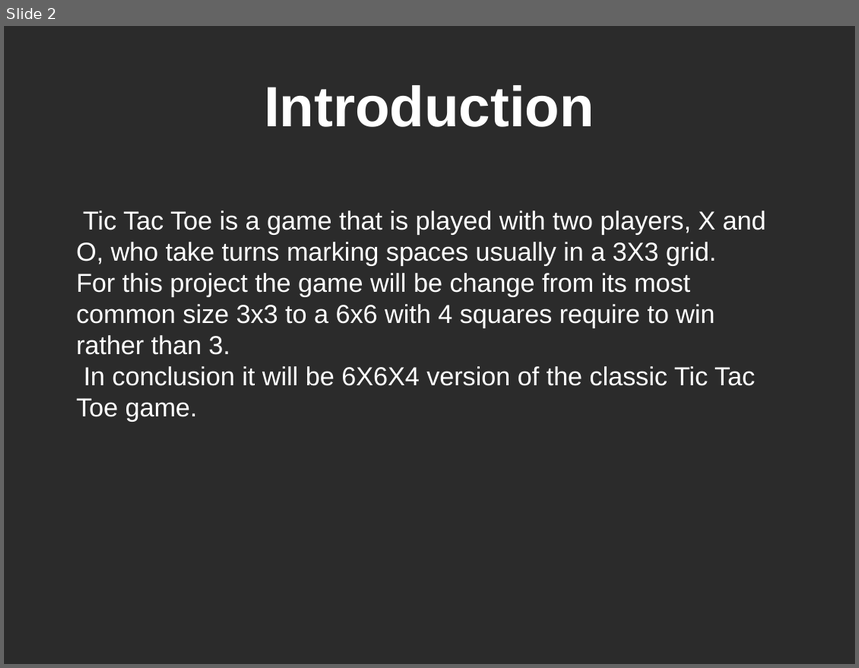
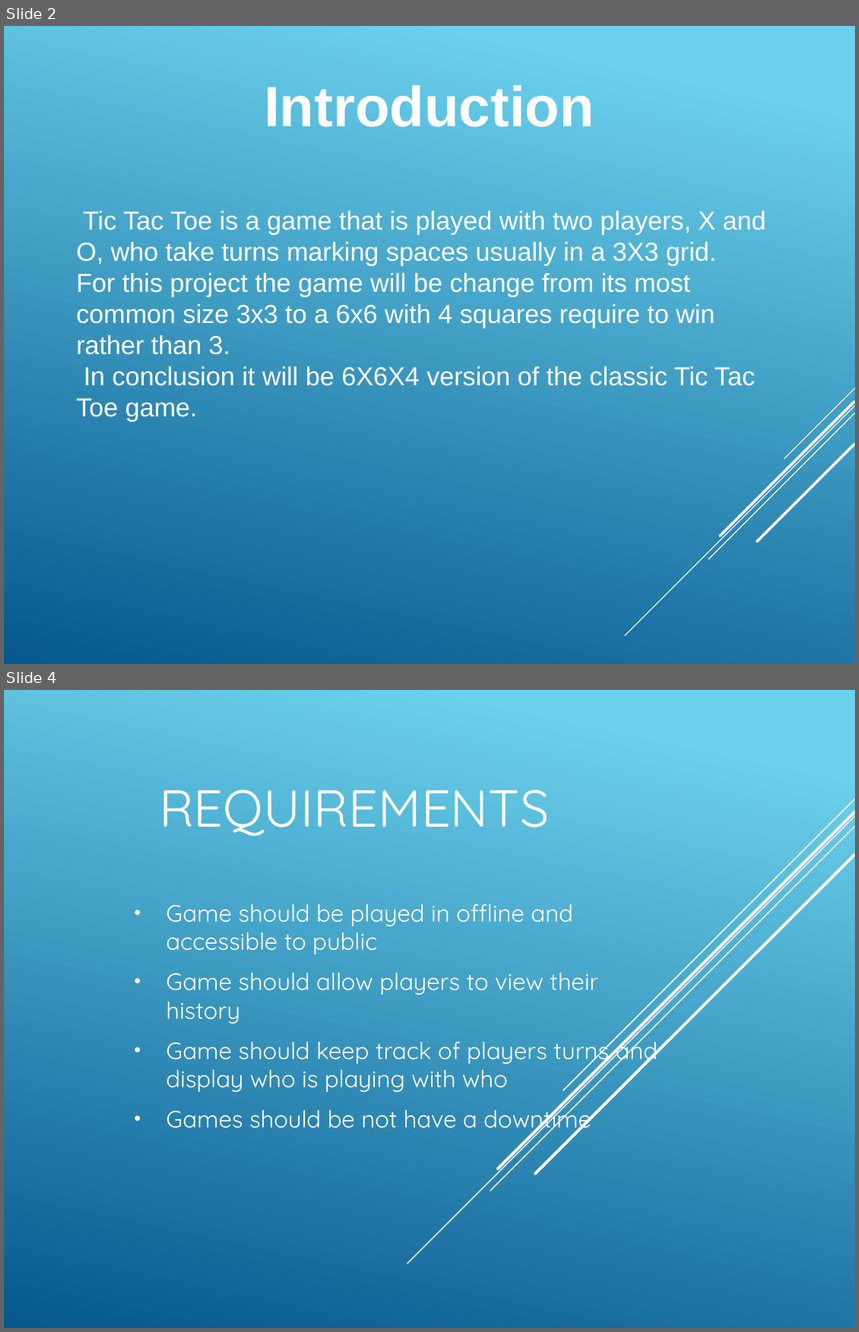
Before and after one commit to Amatarasu/A-Team, a slide deck: Power Point Presentation-bk.pptx. Shown one above the other, each under a label of ours: slide 2 before the commit, slides 2 and 4 after it; the slides between them are not shown. The pictures are 859x668 and 859x1332 pixels, drawn with LibreOffice and Linux fonts; fonts in the diff are those of the drawing; background and template pictures are left out; a plain dark background stands for a picture behind light text. Boxes give left, top, right and bottom in pixels: in the first picture for what was removed or moved away, otherwise in the second. Text is boxed around its words. In the diff, an @@ line names an element or a change of style, - is before the commit and + after.

```diff
--- a/Power Point Presentation-bk.pptx
+++ b/Power Point Presentation-bk.pptx
@@ slide 4 added at (4, 690, 855, 1328), background gradient #6ED2EB to #06588E @@
@@ title added at (159, 790, 549, 836), 44 pt, text #FFFFFF @@
+REQUIREMENTS
@@ group added at (408, 799, 855, 1264): 5 lines @@
@@ subtitle added at (166, 904, 658, 1134), 20 pt, text #FFFFFF @@
+• Game should be played in offline and accessible to public
+• Game should allow players to view their history
+• Game should keep track of players turns and display who is playing with who
+• Games should be not have a downtime
@@ slide 2 changed as well @@
@@ background picture (left out) to gradient #6ED2EB to #06588E @@
@@ group added at (626, 389, 855, 636): 5 lines @@
```
Also in this commit, not shown: 2 other slides changed, 9 other slides added, 6 slides removed, 5 other files.
